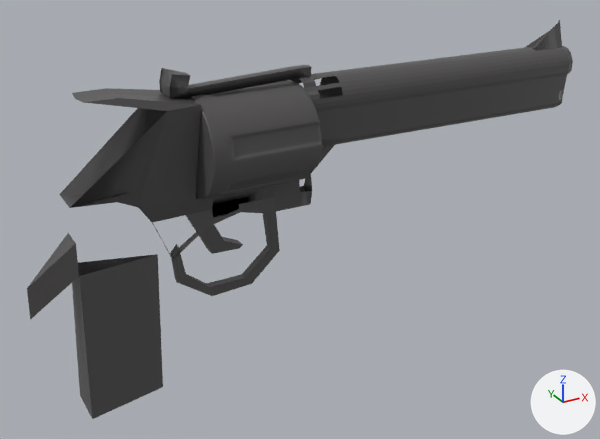
A saved change to the FBX model Assets/!Users/First/prefab/Gunmo.fbx.
Rendered twice from a camera (50 mm lens) standing at (-1.45, -3.89, 3.13) and looking at (0.71, 0.04, 1.17). Arrows for +X, +Y and +Z are at lower right; the lights stay in place. The picture after the commit comes second. Where no turn or scale is listed for an object, it has been applied to the vertices. Vertices at exactly the same position are counted once.
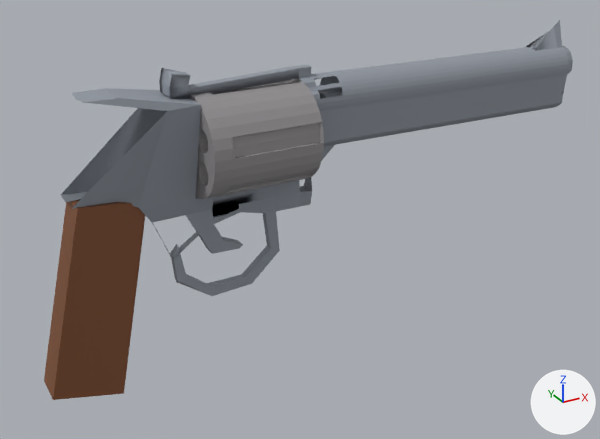
What differs and where, as boxes [x1, y1, x2, y2] in the pictures (600 x 439 px; the box of a moved part takes in the faces that stretch with it):
'Circle', surface changed, reshaped (black to grey, 6% narrower, 31% shorter): before [27, 20, 573, 419]; after [61, 20, 573, 296]
'Cube', added (brown): after [44, 199, 145, 400]
'Cylinder', surface changed, moved: before [190, 80, 322, 199]; after [190, 79, 324, 199]
part 1 of me_circle_001, deleted: before [27, 233, 163, 419]
part 2 of me_circle_001, added: after [319, 88, 343, 99]
part 3 of me_circle_001, moved or reshaped: before [60, 111, 168, 208]; after [61, 111, 168, 209]

The change, as a list of edits to the scene's bpy script:
```text
Add img_19_png:
    img_19_png = load_image('19.png', '_unpacked/19.png', 1024, 1024, 'sRGB')
Add img_gqqmaomwuaeua_w_png:
    img_gqqmaomwuaeua_w_png = load_image('GQQmAomWUAEUa_W.png', '_unpacked/GQQmAomWUAEUa_W.png', 26, 22, 'sRGB')
Add img_gun_fbm:
    img_gun_fbm = load_image('Gun.fbm', '_unpacked/Gun.fbm', 1024, 1024, 'sRGB')
Change mat_material_002:
    mat_material_002.texture: img_17_png -> img_gqqmaomwuaeua_w_png  # with its transparency -> not seen
    mat_material_002.roughness: 0.332 -> 0.873
Change mat_material_001:
    mat_material_001.texture: img_17_png -> img_19_png  # with its transparency
Add mat_material_003:
    mat_material_003 = principled_material('Material.003')
    mat_material_003.texture = img_gun_fbm  # with its transparency
Change me_circle_001:
    used by ob_circle; location = (2.564, 0.0, 1.891)
    remove me_circle_001.from_pydata(...)  # 655 vertices, 527 faces; spans x -3.45..0.06, y -0.16..0.16, z -1.57..0.28
    add me_circle_001.from_pydata(...)  # 681 vertices, 549 faces; spans x -3.2..0.06, y -0.16..0.16, z -1.05..0.28
    me_circle_001 part 1: the loose piece of 22 vertices spanning x -3.45..-2.74, y -0.12..0.12, z -1.57..-0.53 is deleted
    me_circle_001 part 2: 23 vertices added at x -1.75..-1.74, y -0.05..0.05, z -0.09..0.03
    me_circle_001 part 3: 2 vertices moved from x -3.2..-2.76, y 0.0, z -0.34..-0.33 to x -3.2..-2.72, y 0.0, z -0.33..-0.31; 5 vertices removed from x -3.2..-2.76, y -0.1..0.07, z -0.53..-0.32; 6 vertices added at x -3.2..-2.74, y -0.1..0.1, z -0.52..-0.33
    other edits to the shape of me_circle_001 do not show in these pictures
Add me_cube_002:
    me_cube_002.from_pydata(...)  # 8 vertices, 6 faces; spans x -0.311..0.311, y -0.101..0.101, z -0.569..0.561
    me_cube_002.materials.append(mat_material_003)  # picture img_gun_fbm
Change ob_cylinder:
    ob_cylinder.location: (0.312, 0.003, 1.733) -> (0.312, -0.007, 1.739)
Add ob_cube:
    ob_cube = bpy.data.objects.new('Cube', me_cube_002)
    ob_cube.location = (-0.534, 0.002, 0.999)
```
